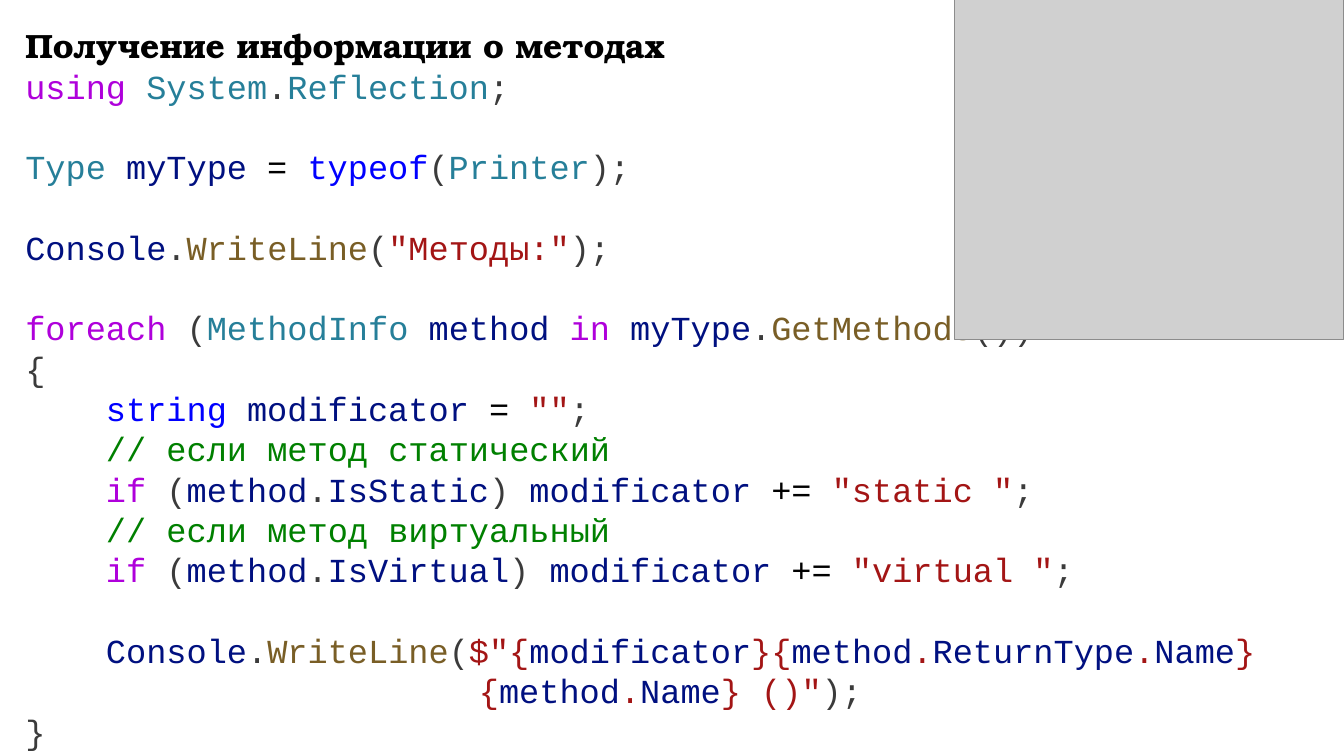
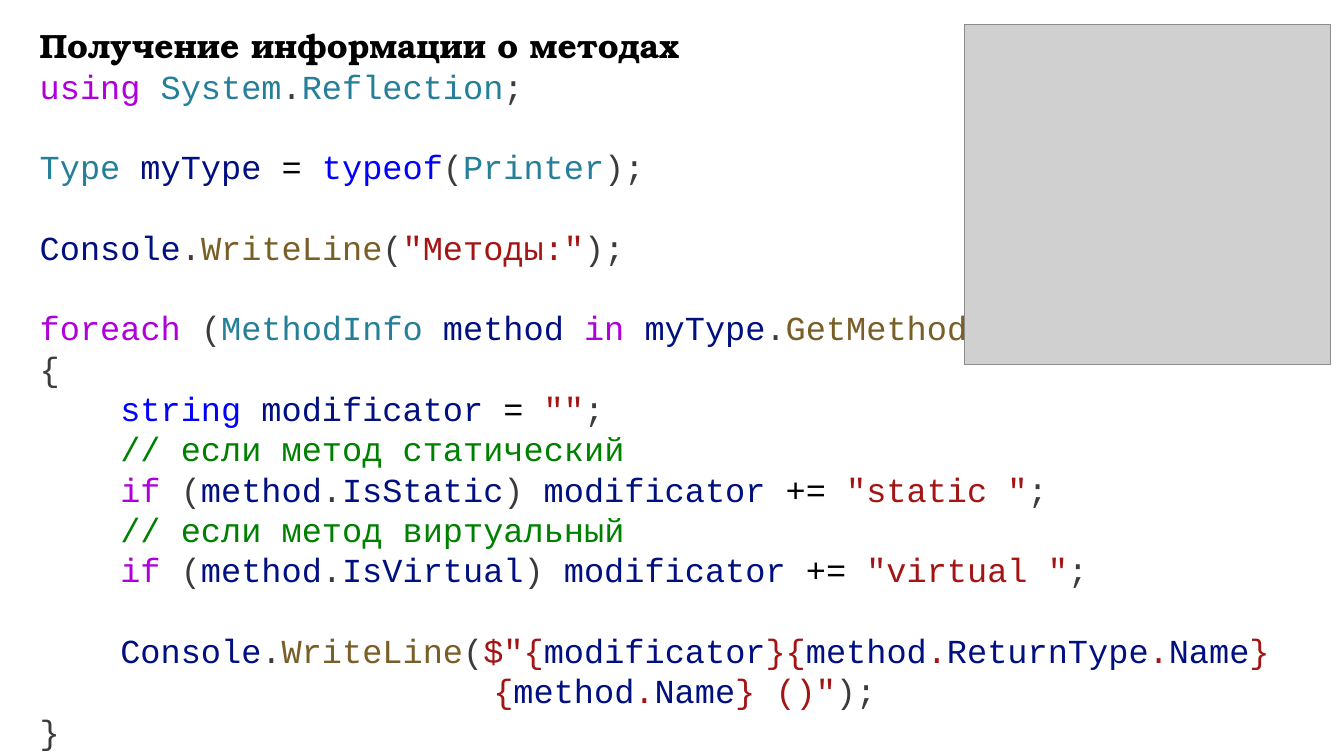
Before and after one commit to DaniilKlyukin/OOP-4, a slide deck: slide 10 of Лекции/ООП 1 лек 1.pptx. Drawn at 1344x756 pixels with LibreOffice and Linux fonts; fonts in the diff are those of the drawing; grey boxes stand for pictures. Boxes give left, top, right and bottom in pixels: in the first picture for what was removed or moved away, otherwise in the second. Text is boxed around its words. In the diff, an @@ line names an element or a change of style, - is before the commit and + after.

```diff
--- a/Лекции/ООП 1 лек 1.pptx
+++ b/Лекции/ООП 1 лек 1.pptx
@@ text "Получение информации о методах": place and size @@
-text "Получение информации о методах" at box(25, 33, 1255, 710)
+text "Получение информации о методах" at box(40, 33, 1269, 710)
@@ picture: place and size @@
-picture at box(955, 0, 1344, 340)
+picture at box(965, 24, 1331, 364)
```
Also in this commit, not shown: 25 other slides changed, 1 other file.
